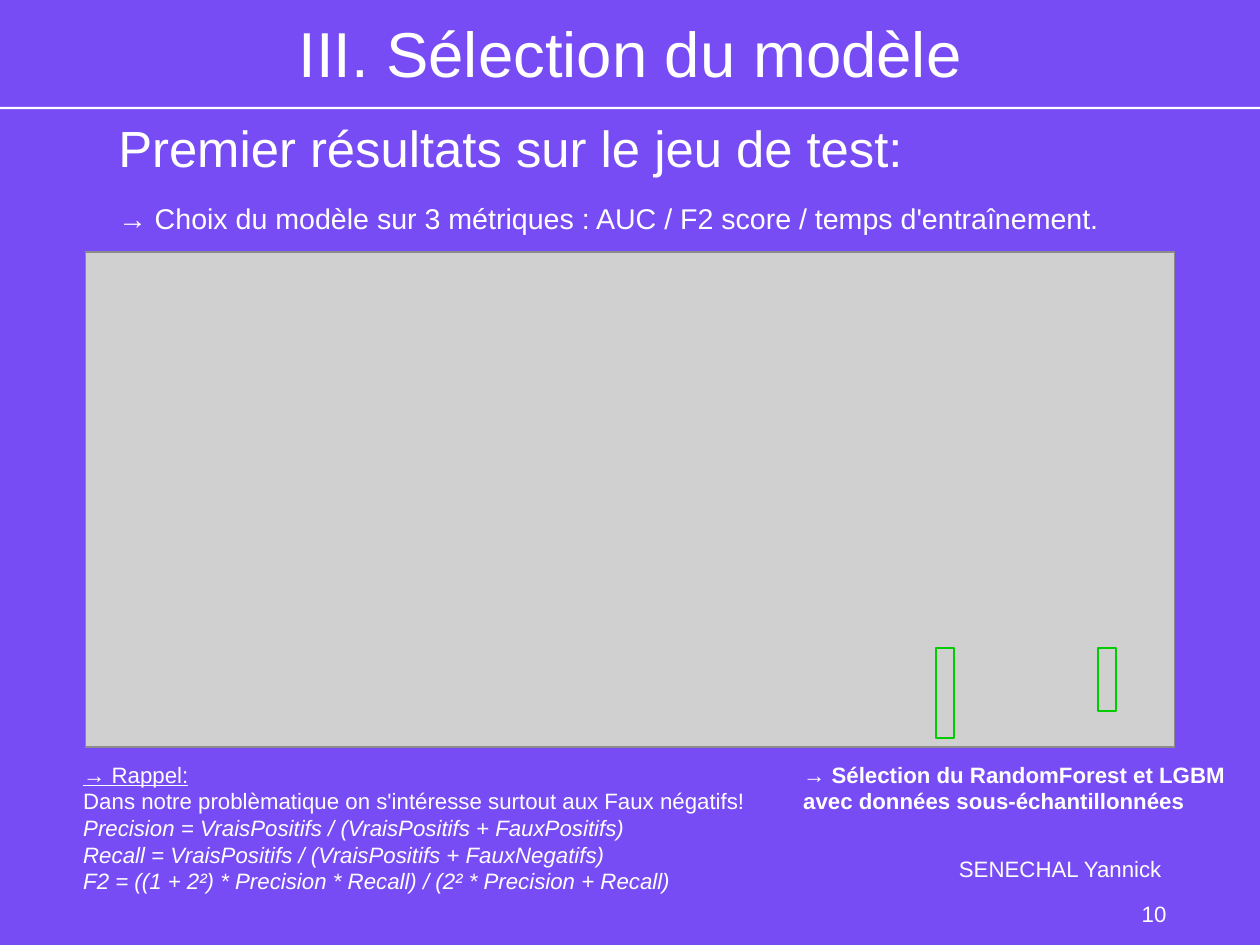
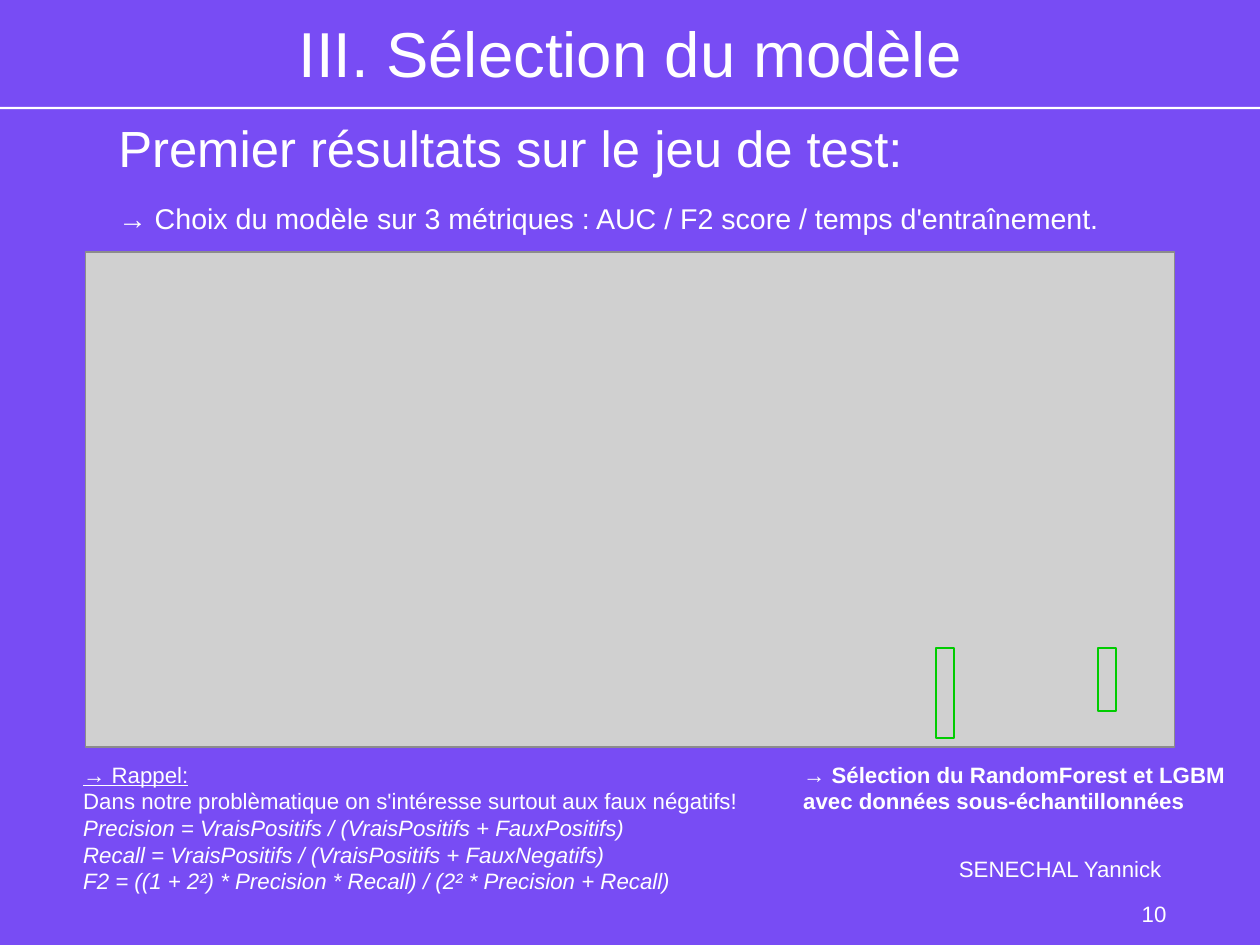
Before and after one commit to YannickSenechal29/OC_DS_Projet_7_SENECHAL_Yannick, a slide deck: slide 10 of P7_03_Support.odp. Drawn at 1260x945 pixels with LibreOffice and Linux fonts; fonts in the diff are those of the drawing; grey boxes stand for pictures; background and template pictures are left out. Boxes give left, top, right and bottom in pixels: in the first picture for what was removed or moved away, otherwise in the second. Text is boxed around its words. In the diff, an @@ line names an element or a change of style, - is before the commit and + after.

```diff
--- a/P7_03_Support.odp
+++ b/P7_03_Support.odp
@@ text at bbox=[83, 792, 737, 814]: text changed @@
-Dans notre problèmatique on s'intéresse surtout aux Faux négatifs!
+Dans notre problèmatique on s'intéresse surtout aux faux négatifs!
```
Also in this commit, not shown: 10 other slides changed, 7 other files.
